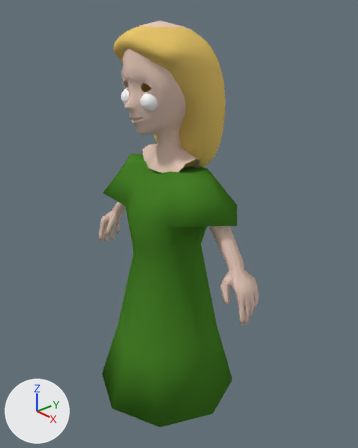
An edit to the Blender file projects/marloth/client/visual/rendering/blend/child.blend, drawn before and after from the same camera.
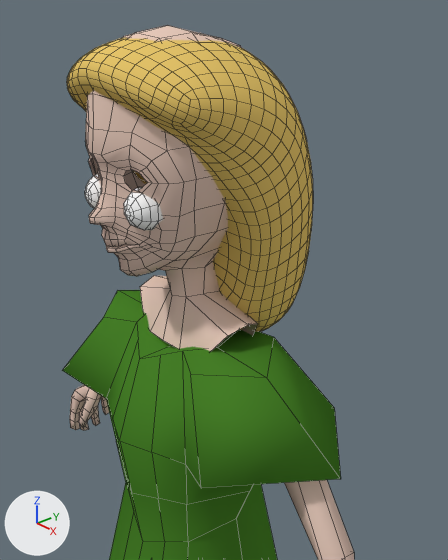
Old and new are each drawn whole from a 50 mm camera at (1.081, -0.886, 1.221) aimed at (0.026, 0.036, 0.6) and again close up from a 50 mm camera at (0.619, -0.463, 1.203) aimed at (0.053, 0.031, 0.87). The axes (+X, +Y, +Z) are drawn at lower left. The lights are the same throughout. The close-ups show mesh edges as thin lines.

The scene before the commit, as lines of its bpy script (objects in view):
```python
ob_child = bpy.data.objects.new('child', me_child)
ob_child.location = (0.0, 0.0, 0.0)
ob_eyes = bpy.data.objects.new('eyes', me_girl_low_poly)
ob_eyes.location = (0.0, -0.004, 0.0)
ob_face = bpy.data.objects.new('face', me_child_001)
ob_face.location = (0.0, 0.003, 0.091)
ob_face.scale = (0.943, 0.943, 0.943)
ob_hair = bpy.data.objects.new('hair', me_hair)
ob_hair.location = (0.0, 0.003, 0.091)
ob_hair.scale = (0.943, 0.943, 0.943)
# also in view: 'leaf_dress' at (0.0, 0.0, 0.399)
```
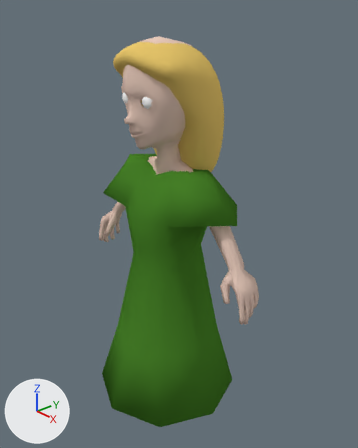
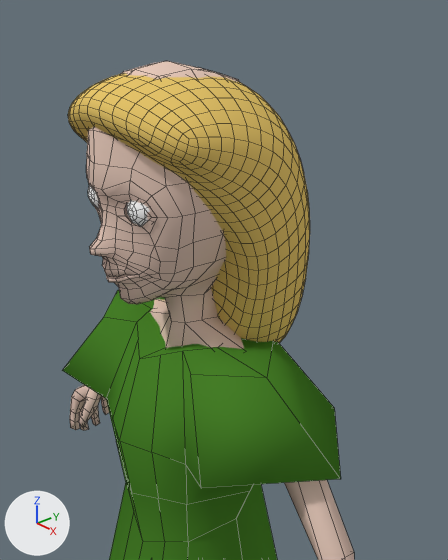
Where the newer file only moved an object's origin or applied its transform, the numbers keep the older frame.

The change in detail:
me_child_001 has 207 vertices, 177 faces and spans x 0.0..0.12, y -0.141..0.115, z 0.728..1.156.
me_child_001 is used by ob_face; location (0.0, 0.003, 0.091); scale (0.943, 0.943, 0.943).
me_child_001 part 1: the whole mesh is scaled about its middle by 0.943, then moved by (-0.003, 0.001, -0.001).
me_hair has 56 vertices, 53 faces and spans x -0.163..0.163, y -0.143..0.205, z 0.666..1.16.
me_hair is used by ob_hair; location (0.0, 0.003, 0.091); scale (0.943, 0.943, 0.943).
me_hair part 2: the whole mesh is moved by (0.0, -0.003, -0.041).
Object 'eyes' (ob_eyes) moves from (0.0, -0.004, 0.0) to (0.0, 0.0, 0.0).
Object 'face' (ob_face) is rescaled from (0.943, 0.943, 0.943) to (1.0, 1.0, 1.0).
Object 'face' (ob_face) moves from (0.0, 0.003, 0.091) to (0.0, 0.0, 0.0).

Changed parts and their boxes [x1, y1, x2, y2] in the close-ups (448 x 560 px):
'hair', mesh moved
    before: [67, 37, 313, 332]
    after: [68, 73, 310, 343]
'face', moved, rescaled
    before: [85, 25, 258, 352]
    after: [86, 61, 244, 349]
'eyes', moved
    before: [85, 174, 163, 230]
    after: [88, 185, 150, 227]
